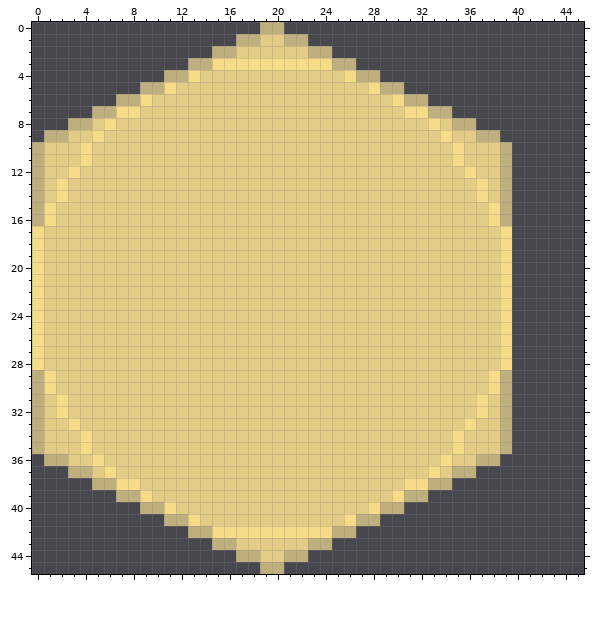
One commit to this pixel-art sprite: textures/hexes/Desert.png. That is the earlier state.
The file is 46x46 pixels. Colours within 5 levels of each other are drawn and written as one.
And afterwards:
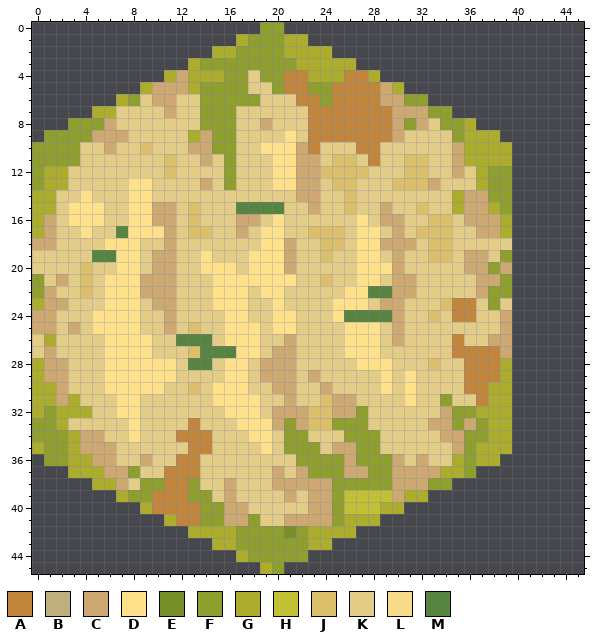
Palette (. is transparent): A #c1853c  B #c0af7e  C #cea871  D #ffe189  E #799029  F #8e9f2e  G #acad2c  H #c2c034  J #dbbf6b  K #e3cc85  L #f6db88  M #588442
Difference:
Changed rows in their new state; - is an unchanged pixel.
first column x 0:
 0 -------------------FF-------------------
 1 -----------------GFFFGG-----------------
 2 ---------------GGFFFFGGGG---------------
 3 -------------GFFFFFFFFGGGGG-------------
 4 -----------GCGGGFF-FFAAGGGAAG-----------
 5 ---------GCCCGFFFF--FAAFFAAAACG---------
 6 -------GFKCC--FFFFF---AAFAAAACCFF-------
 7 -----GGKK--C--FFF------AAAAAAACCCFF-----
 8 ---FFFC-------FFF--C---AAAAAAACFCKFFG---
 9 -FFFFCCC-----GCFF----D-AAAAAAAC---KFGGG-
10 FFFFK-C--J---CCFF--DDDCA---AA------CGGGG
11 FFFFK------J--C-F---DDCC-JJ-A--JJ--CGGGG
12 FGGK-------J----F---DDCCJJJJ---JJ--CKGFF
13 FGG-----DD----C-F---DDCC-JJ---JJJC---GFF
14 GGK-D---DD------------CC--J--------GCCFF
15 GG-DDD--DDCC-J---MMMM--C--J--C--J--GCCGF
16 GC-DDD--DDCC-J---CC-D------D-CC--JJ-CCCG
17 GC--D--MDDDC-JJ--C-DD--JJJ-DD-C-JJJ--CCG
18 CC----DDD--C-------DDC--JJ-DDCCC-JJ----K
19 K----MMDD-CC--D---DDDC--J--DD-C--JJ-CC-F
20 K---J--DD-CC--DDD-DDDC-----DDDC-----CCFC
21 F-C-J-DDDCCC---DDDDDDD--J--DD-CC-----CCF
22 FC--J-DDDCCC---DDD-DD-----DDMMCC-----CFF
23 GCC---DDD-CC---DDD--D----DDD-CC---JAA-FK
24 CC---DDDD--C----DD--DD---DMMMMC--J-AA--C
25 CC-C-DDDD--C-J--DDD-DD----DDD-C--------C
26 KG----DDDD--MMM-DDD--C----DDD-C----A--CC
27 KC----DDDD---JMMMDD-CC----DDD------AAAAC
28 GCC---DDDDDD-MM-DD-CCC-----DDD---J--AAAG
29 GCC---DDDDDD----DD-CCC-C-----D-D----AAAG
30 GGC---DDDDD--J-DDD--CC--C----D-D----AAGG
31 GGCG---DD------DDDD--C--JCC----D--F--AGG
32 GFGGG--DD-------DDD-CCCJJCCF------CFFGGG
33 FFGK----D----A---DDDCFCJJFFF-----CCFCFGG
34 FFFGCC--D---AAA---DD-FF---FFF-----CCFFGG
35 GFFGCCC------AA----D-FFF-CCFF------CFGGG
36 -FFGGCC--C--AA--------FFFFCFFFC-C-KGFGG-
37 ---GGGCCF--AAA------C-CFFFCCFFCCCCGGF---
38 -----GGCKFFAAF--C---CCCCCFFFFFCCCFF-----
39 -------GFFAAAFF-C----C-CCFHHHHCGG-------
40 ---------GAAAAFFCC-----CCFHHHGG---------
41 -----------GAAFFCCF--CCCCFGGG-----------
42 -------------GGGGFFFFEFGGGG-------------
43 ---------------GGFFFFFFGG---------------
44 -----------------GFFFFF-----------------
45 -------------------GF-------------------
Changed places in both pictures, as pixel boxes (x1, y1, x2, y2):
changed: (32, 22, 512, 574)
